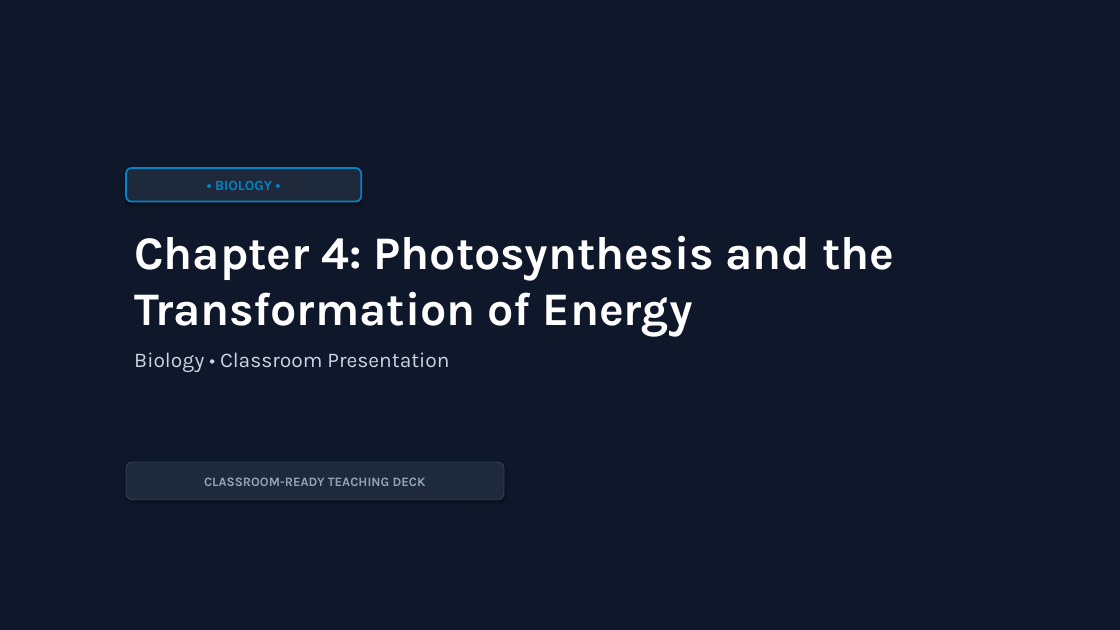
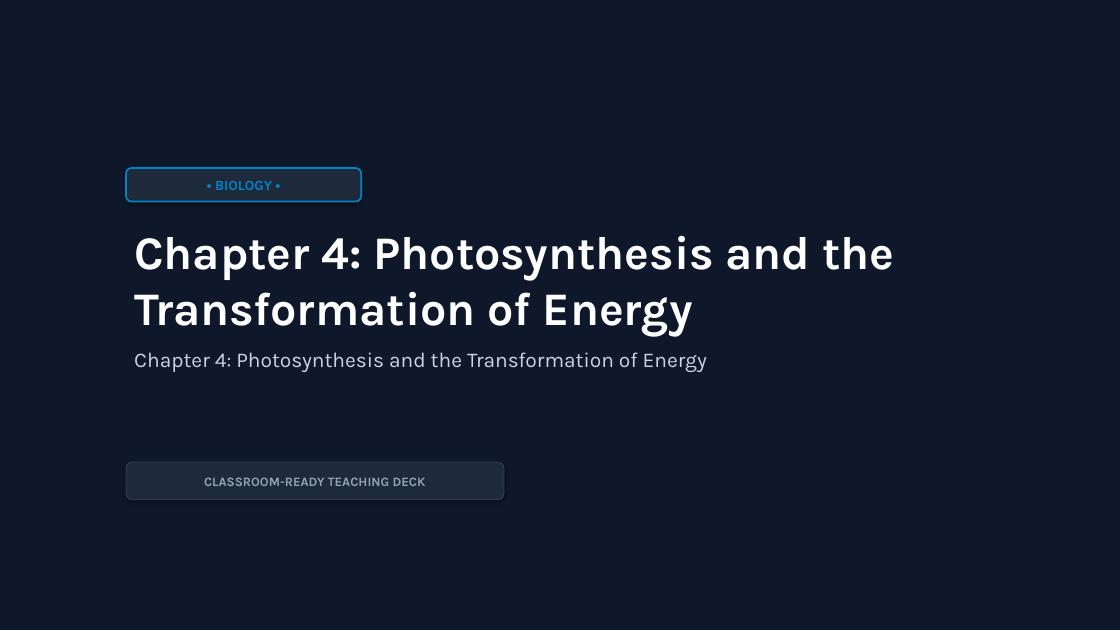
Before and after one commit to usm007/LessonMorph, a slide deck: slide 1 of output/photosynthesis_and_cellular_energy.pptx. Drawn at 1120x630 pixels with LibreOffice and Linux fonts; fonts in the diff are those of the drawing. Boxes give left, top, right and bottom in pixels: in the first picture for what was removed or moved away, otherwise in the second. Text is boxed around its words. In the diff, an @@ line names an element or a change of style, - is before the commit and + after.

```diff
--- a/output/photosynthesis_and_cellular_energy.pptx
+++ b/output/photosynthesis_and_cellular_energy.pptx
@@ text at bbox=[134, 352, 707, 372]: text changed @@
-Biology • Classroom Presentation
+Chapter 4: Photosynthesis and the Transformation of Energy
```
Also in this commit, not shown: 13 other slides changed, 15 slides added, 21 slides removed, 57 other files.
